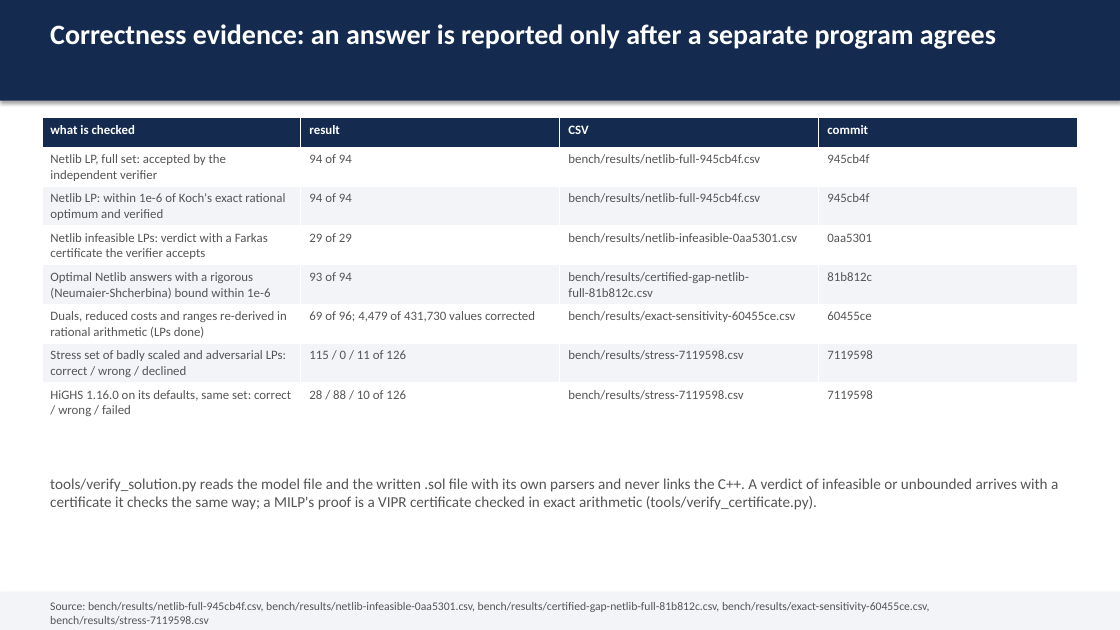
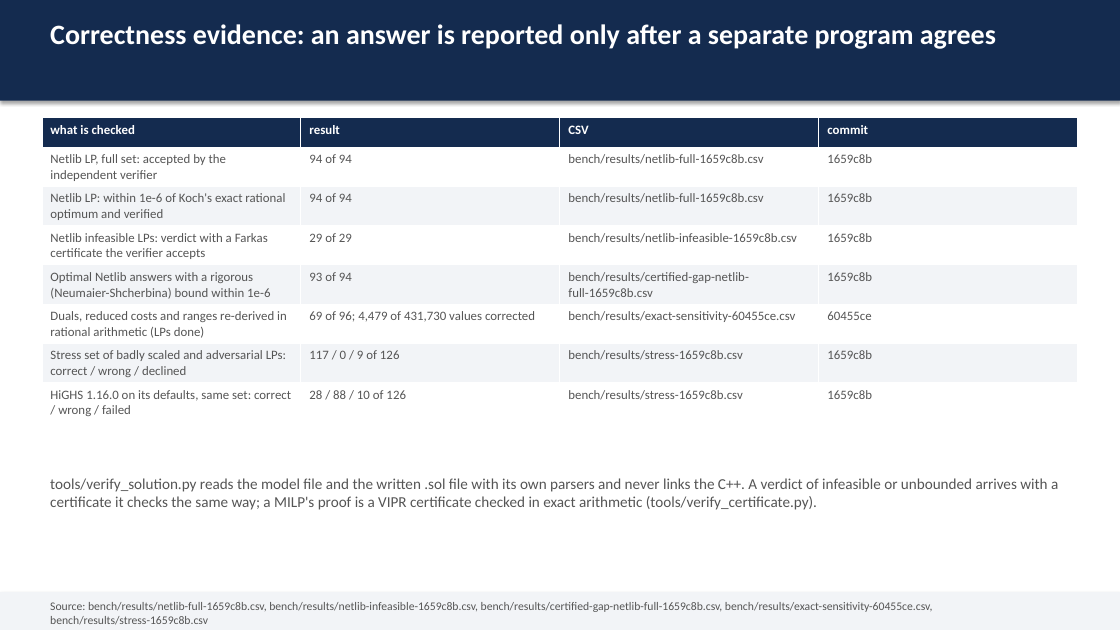
Before and after one commit to thegoodengineers/SANKHYA, a slide deck: slide 4 of docs/SANKHYA-deck.pptx. Drawn at 1120x630 pixels with LibreOffice and Linux fonts; fonts in the diff are those of the drawing. Boxes give left, top, right and bottom in pixels: in the first picture for what was removed or moved away, otherwise in the second. Text is boxed around its words. In the diff, an @@ line names an element or a change of style, - is before the commit and + after.

Commit message:
bench(main): Maros-Meszaros 131 optimal and 129 verified at the reference, pooling 38 of 39 with every certificate checked, and the LP sets, on main at 1659c8b
Every suite below ran through bench.yml on a GitHub-hosted runner, built from main at
1659c8b5 (after #1284, #1288, #1291 and #1282), at each set's stated protocol. The README
scoreboard, docs/BENCHMARKS.md and docs/REPORT.* are regenerated by their generators; the
README prose names the new counts and the merged capabilities a reader should see.

```diff
--- a/docs/SANKHYA-deck.pptx
+++ b/docs/SANKHYA-deck.pptx
@@ table at (42, 118, 1077, 420) @@
-row 2, column 3: bench/results/netlib-full-945cb4f.csv
+row 2, column 3: bench/results/netlib-full-1659c8b.csv
-row 2, column 4: 945cb4f
+row 2, column 4: 1659c8b
-row 3, column 3: bench/results/netlib-full-945cb4f.csv
+row 3, column 3: bench/results/netlib-full-1659c8b.csv
-row 3, column 4: 945cb4f
+row 3, column 4: 1659c8b
-row 4, column 3: bench/results/netlib-infeasible-0aa5301.csv
+row 4, column 3: bench/results/netlib-infeasible-1659c8b.csv
-row 4, column 4: 0aa5301
+row 4, column 4: 1659c8b
-row 5, column 3: bench/results/certified-gap-netlib-full-81b812c.csv
+row 5, column 3: bench/results/certified-gap-netlib-full-1659c8b.csv
-row 5, column 4: 81b812c
+row 5, column 4: 1659c8b
-row 7: Stress set of badly scaled and adversarial LPs: correct / wrong / declined | 115 / 0 / 11 of 126 | bench/results/stress-7119598.csv | 7119598
+row 7: Stress set of badly scaled and adversarial LPs: correct / wrong / declined | 117 / 0 / 9 of 126 | bench/results/stress-1659c8b.csv | 1659c8b
-row 8, column 3: bench/results/stress-7119598.csv
+row 8, column 3: bench/results/stress-1659c8b.csv
-row 8, column 4: 7119598
+row 8, column 4: 1659c8b
@@ text at (50, 602, 932, 625): text changed @@
-Source: bench/results/netlib-full-945cb4f.csv, bench/results/netlib-infeasible-0aa5301.csv, bench/results/certified-gap-netlib-full-81b812c.csv, bench/results/exact-sensitivity-60455ce.csv, bench/results/stress-7119598.csv
+Source: bench/results/netlib-full-1659c8b.csv, bench/results/netlib-infeasible-1659c8b.csv, bench/results/certified-gap-netlib-full-1659c8b.csv, bench/results/exact-sensitivity-60455ce.csv, bench/results/stress-1659c8b.csv
```
Also in this commit, not shown: 4 other slides changed, 17 other files.
